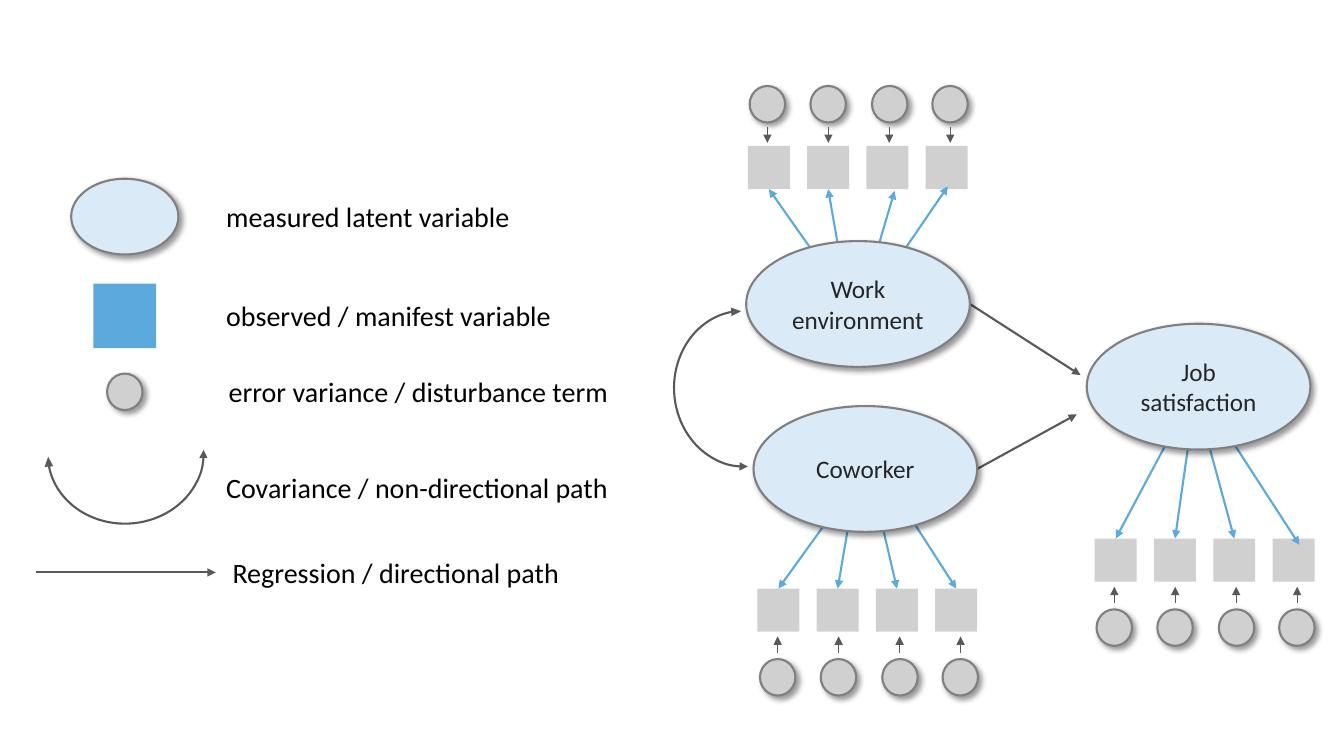
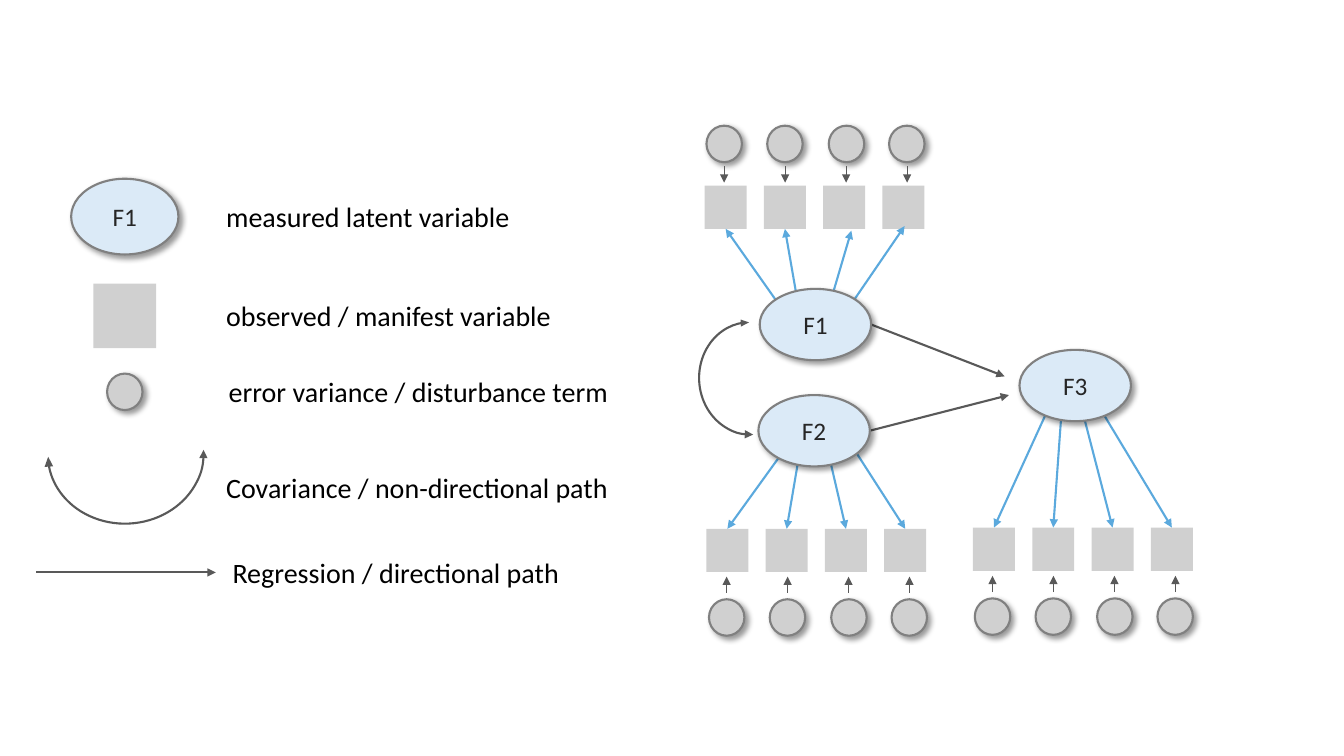
Before and after one commit to chris-allones/trainings, a slide deck: slide 5 of SEM_presentation/02_cfa_sem/img/slide_logos_2.pptx (slide 4 before the commit). Drawn at 1344x756 pixels with LibreOffice and Linux fonts; fonts in the diff are those of the drawing; grey boxes stand for pictures. Boxes give left, top, right and bottom in pixels: in the first picture for what was removed or moved away, otherwise in the second. Text is boxed around its words. In the diff, an @@ line names an element or a change of style, - is before the commit and + after.

```diff
--- a/SEM_presentation/02_cfa_sem/img/slide_logos_2.pptx
+++ b/SEM_presentation/02_cfa_sem/img/slide_logos_2.pptx
@@ picture: place and size @@
-picture at bbox=[750, 86, 785, 122]
+picture at bbox=[767, 126, 803, 162]
@@ arrow moved from (951, 127) - (951, 143) to (724, 166) - (724, 182) @@
@@ arrow moved from (829, 127) - (829, 143) to (846, 166) - (846, 182) @@
@@ 2 arrows, 1 picture: place and size @@
-2 arrows, 1 picture at bbox=[767, 86, 889, 143]
+2 arrows, 1 picture at bbox=[785, 126, 907, 182]
@@ text in ellipse at bbox=[113, 209, 137, 226]: text added @@
+F1
@@ arrow moved from (873, 264) - (895, 191) to (798, 301) - (785, 229) @@
@@ arrow moved from (841, 261) - (829, 190) to (830, 303) - (852, 231) @@
@@ 2 arrows, 1 picture: place and size @@
-2 arrows, 1 picture at bbox=[769, 86, 968, 268]
+2 arrows, 1 picture at bbox=[726, 126, 925, 308]
@@ arc (boxed as its full ellipse): place and size @@
-arc (boxed as its full ellipse) at bbox=[671, 307, 817, 470]
+arc (boxed as its full ellipse) at bbox=[697, 320, 804, 438]
@@ flow chart extract: place and size @@
-flow chart extract at bbox=[732, 309, 739, 314]
+flow chart extract at bbox=[741, 321, 747, 325]
@@ arrow moved from (970, 304) - (1081, 375) to (871, 325) - (1005, 376) @@
@@ group added at bbox=[94, 126, 1131, 635]: 10 pictures, 3 ellipses @@
+F1
+F2
+F3
@@ arrow moved from (978, 469) - (1077, 414) to (870, 431) - (1009, 395) @@
@@ arrow moved from (1225, 429) - (1300, 545) to (1055, 395) - (994, 527) @@
@@ arrow moved from (1207, 438) - (1235, 538) to (1063, 400) - (1054, 527) @@
@@ arrow moved from (1190, 438) - (1176, 538) to (1080, 400) - (1113, 527) @@
@@ arrow moved from (1170, 438) - (1116, 538) to (1096, 400) - (1173, 527) @@
@@ 5 pictures, 2 arrows: place and size @@
-5 pictures, 2 arrows at bbox=[757, 510, 978, 696]
+5 pictures, 2 arrows at bbox=[707, 451, 928, 636]
@@ arrow moved from (880, 514) - (897, 589) to (800, 456) - (786, 529) @@
@@ arrow moved from (850, 516) - (838, 589) to (829, 455) - (846, 529) @@
@@ picture: place and size @@
-picture at bbox=[1095, 538, 1137, 582]
+picture at bbox=[1092, 527, 1134, 571]
@@ picture: place and size @@
-picture at bbox=[1154, 538, 1197, 582]
+picture at bbox=[1151, 527, 1194, 571]
@@ arrow moved from (1298, 603) - (1298, 587) to (727, 593) - (727, 577) @@
@@ 3 arrows, 2 pictures: place and size @@
-3 arrows, 2 pictures at bbox=[760, 636, 899, 696]
+3 arrows, 2 pictures at bbox=[770, 577, 909, 636]
@@ arrow moved from (961, 653) - (961, 636) to (993, 592) - (993, 576) @@
@@ arrow moved from (1236, 603) - (1236, 587) to (1054, 592) - (1054, 576) @@
@@ 2 arrows, 2 pictures: place and size @@
-2 arrows, 2 pictures at bbox=[1097, 587, 1193, 646]
+2 arrows, 2 pictures at bbox=[1097, 576, 1193, 635]
@@ picture: place and size @@
-picture at bbox=[882, 659, 918, 696]
+picture at bbox=[709, 600, 744, 636]
@@ group removed at bbox=[94, 86, 1316, 646]: 9 pictures, 3 ellipses, 1 rectangle @@
-Work environment
-Coworker
-Job satisfaction
```
Also in this commit, not shown: 9 slides added, 1 slide removed, 12 other files.
